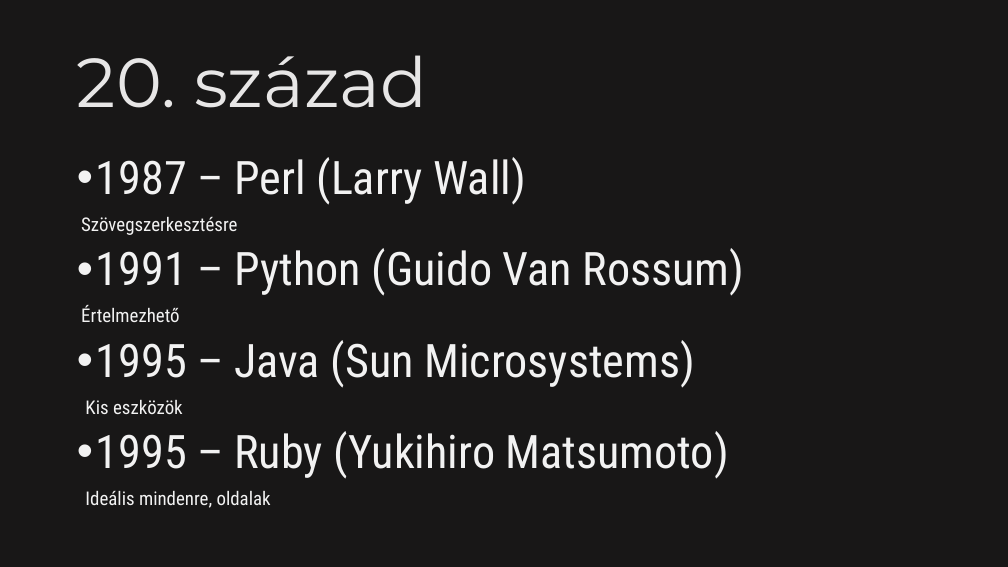
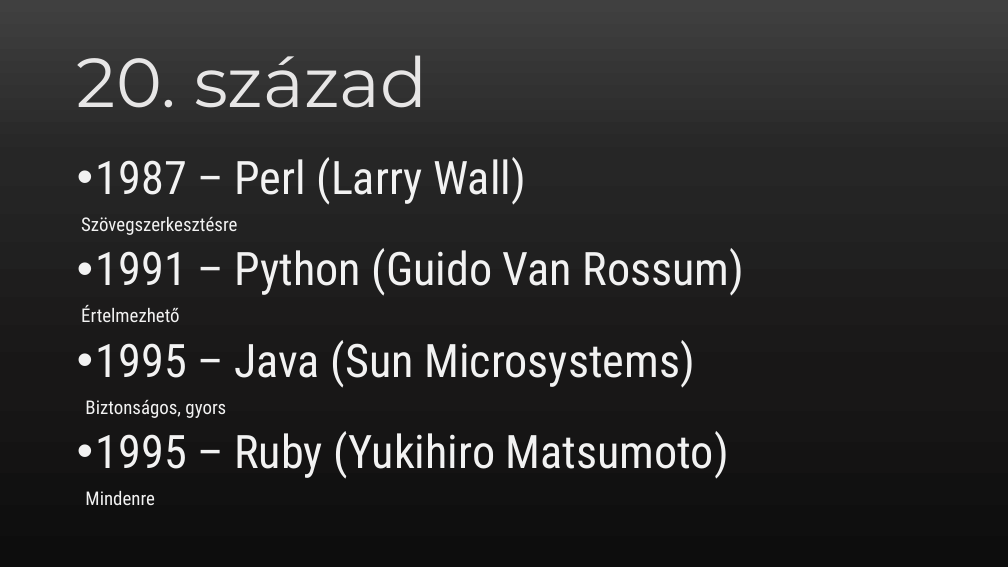
Before and after one commit to PiciMadar/IKTproba01, a slide deck: slide 3 of szakmaivalamiigen.pptx. Drawn at 1008x567 pixels with LibreOffice and Linux fonts; fonts in the diff are those of the drawing. Boxes give left, top, right and bottom in pixels: in the first picture for what was removed or moved away, otherwise in the second. Text is boxed around its words. In the diff, an @@ line names an element or a change of style, - is before the commit and + after.

```diff
--- a/szakmaivalamiigen.pptx
+++ b/szakmaivalamiigen.pptx
@@ background #181717 to gradient #404040 to #262626 to #181717 to #0D0D0D @@
@@ text at [85,400,226,418]: text changed @@
-Kis eszközök
+Biztonságos, gyors
@@ text at [85,491,155,505]: text changed @@
-Ideális mindenre, oldalak
+Mindenre
```
Also in this commit, not shown: 7 other slides changed.
